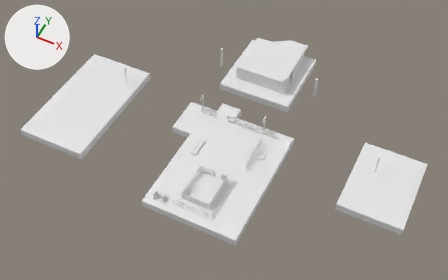
A saved change to the OBJ model data/meshes/FirstRoom.obj.
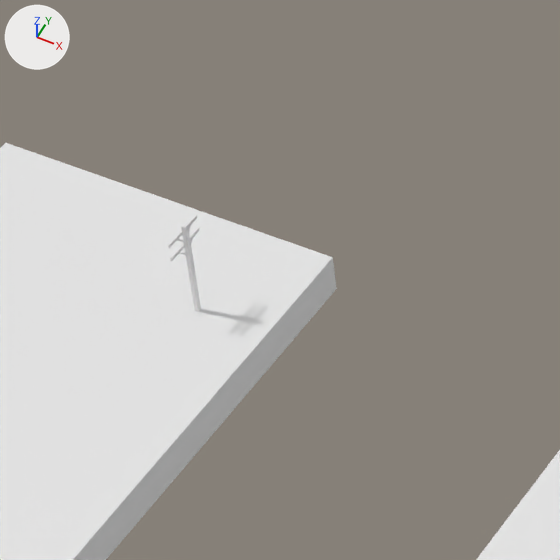
Old and new are each drawn whole from a 50 mm camera at (46.6, -79.8, 116.1) aimed at (-0.7, 14.8, -2.2) and again close up on the part from 21% to 42% of the width and 11% to 45% of the height. The axes (+X, +Y, +Z) are drawn at upper left. The lights are the same throughout. The last two pictures show the newer version. Where no turn or scale is listed for an object, it has been applied to the vertices. Vertices at exactly the same position are counted once.

The first close-up shows 'FirstRoom'.
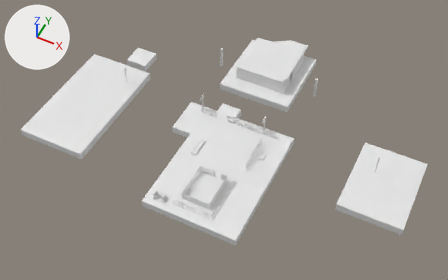
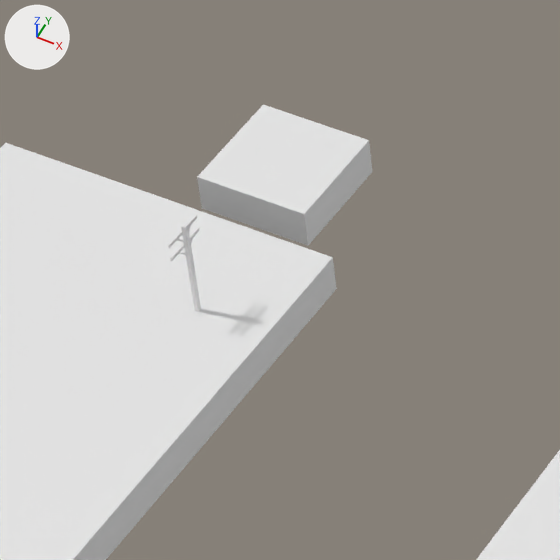
Changed parts and their boxes (x1, y1, x2, y2) in the close-ups (560 x 560 px):
```json
{"object": "FirstRoom", "change": "reshaped", "before": [0, 143, 560, 560], "after": [0, 105, 560, 560]}
{"part": 1, "of": "me_firstroom", "change": "added", "after": [197, 105, 372, 246]}
```

Edits to the scene script, one JSON object a line:
```json
{"block": "me_firstroom", "where": "# used by ob_firstroom; location = (0.0, 0.0, 0.0)"}
{"op": "remove", "block": "me_firstroom", "code": "me_firstroom.from_pydata(...)  # 12791 vertices, 20687 faces; spans x -47.6..47.8, y -12.2..52.0, z -2.0..5.2"}
{"op": "add", "block": "me_firstroom", "code": "me_firstroom.from_pydata(...)  # 12799 vertices, 20699 faces; spans x -47.6..47.8, y -12.2..52.0, z -2.0..5.2"}
{"block": "me_firstroom", "change": "me_firstroom part 1: a new loose piece, a box spanning x -38.0..-32.0, y 28.0..34.0, z -2.0..0.0"}
{"block": "me_firstroom", "change": "other edits to the shape of me_firstroom do not show in these pictures"}
```
